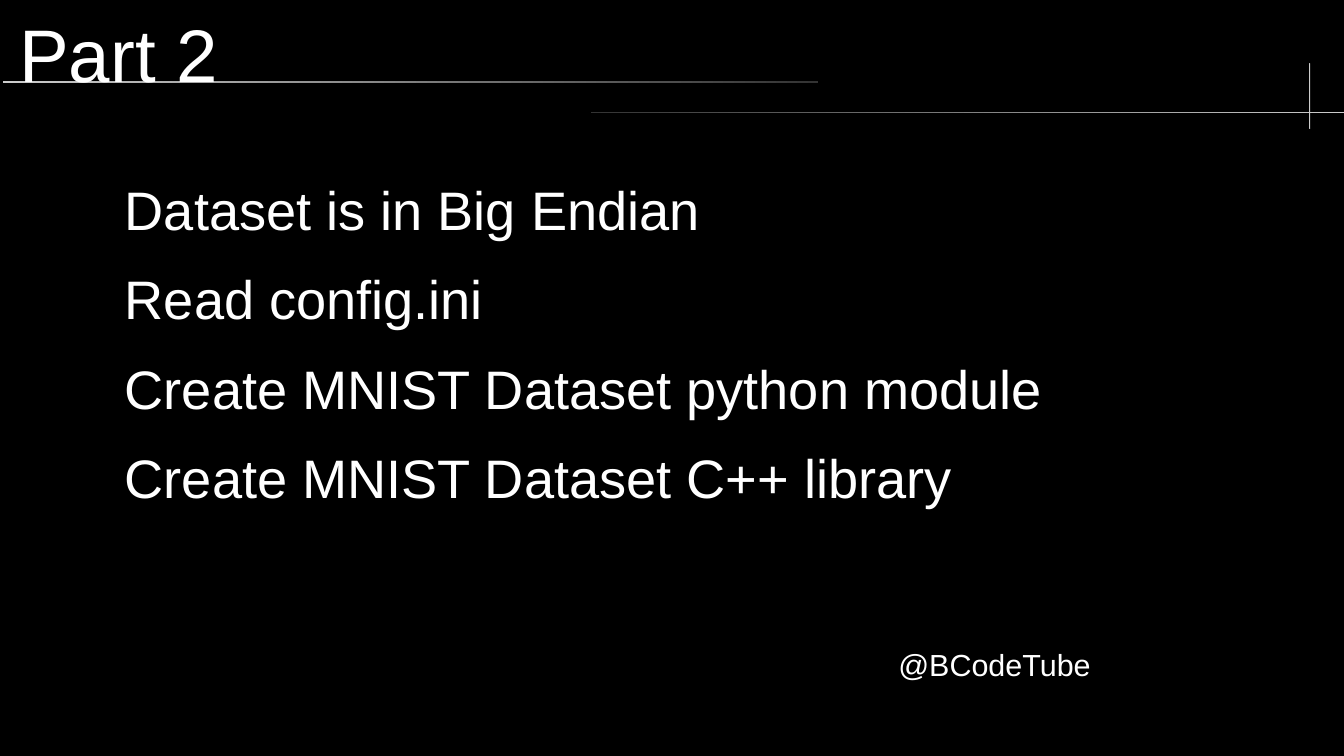
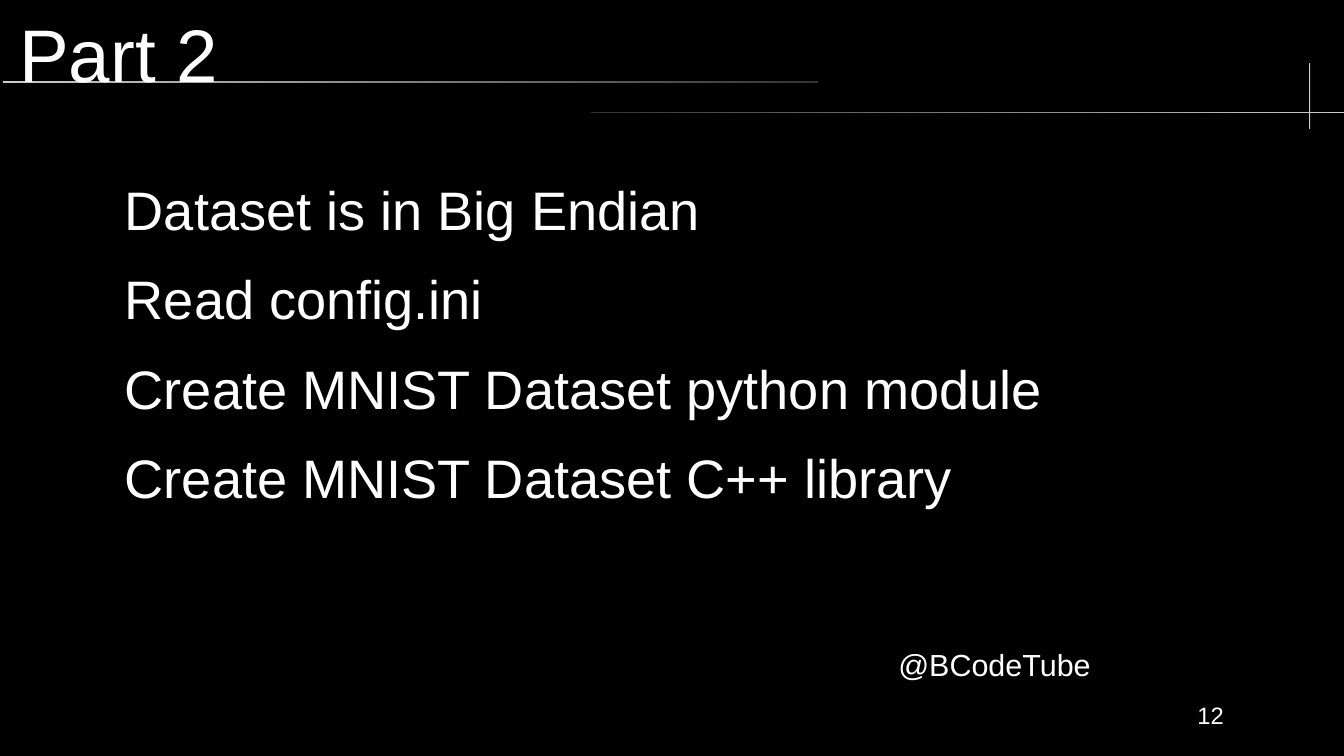
Before and after one commit to brccabral/Cpp_Python_MNIST, a slide deck: slide 12 of MNIST.odp. Drawn at 1344x756 pixels with LibreOffice and Linux fonts; fonts in the diff are those of the drawing; background and template pictures are left out. Boxes give left, top, right and bottom in pixels: in the first picture for what was removed or moved away, otherwise in the second. Text is boxed around its words. In the diff, an @@ line names an element or a change of style, - is before the commit and + after.

Commit message:
added NumCPP/xtensor slide

```diff
--- a/MNIST.odp
+++ b/MNIST.odp
@@ page number added at (1197,707,1223,724), 14 pt, text #FFFFFF @@
+12
```
Also in this commit, not shown: 13 other slides changed, 1 slide added.
